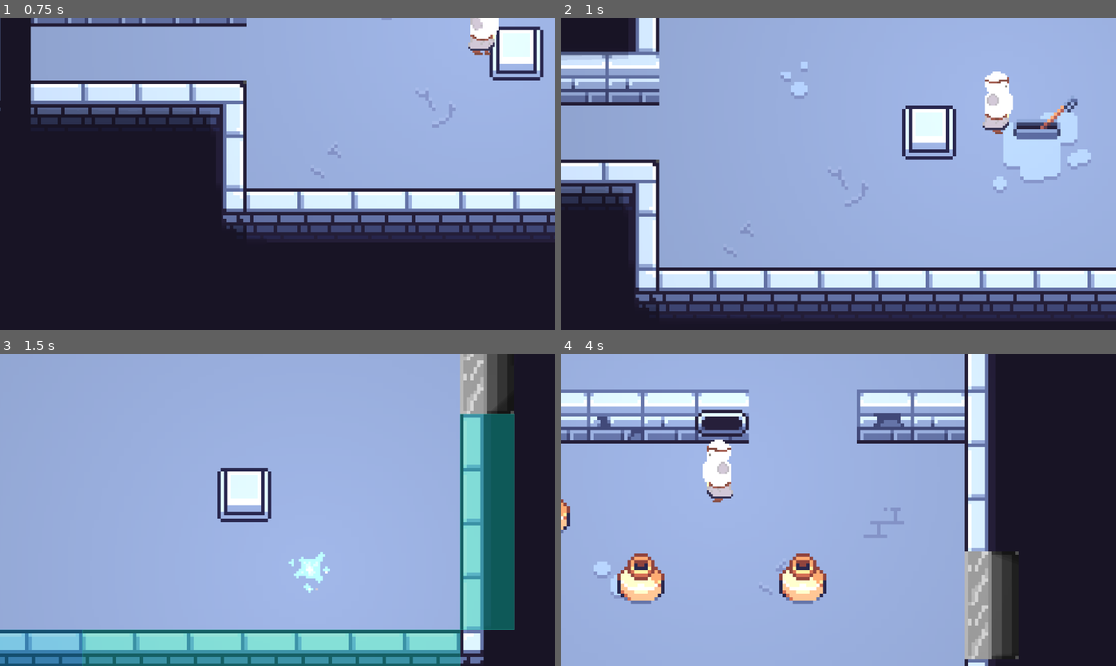
Above: before the commit, frames 1-4 (two rows, left to right).
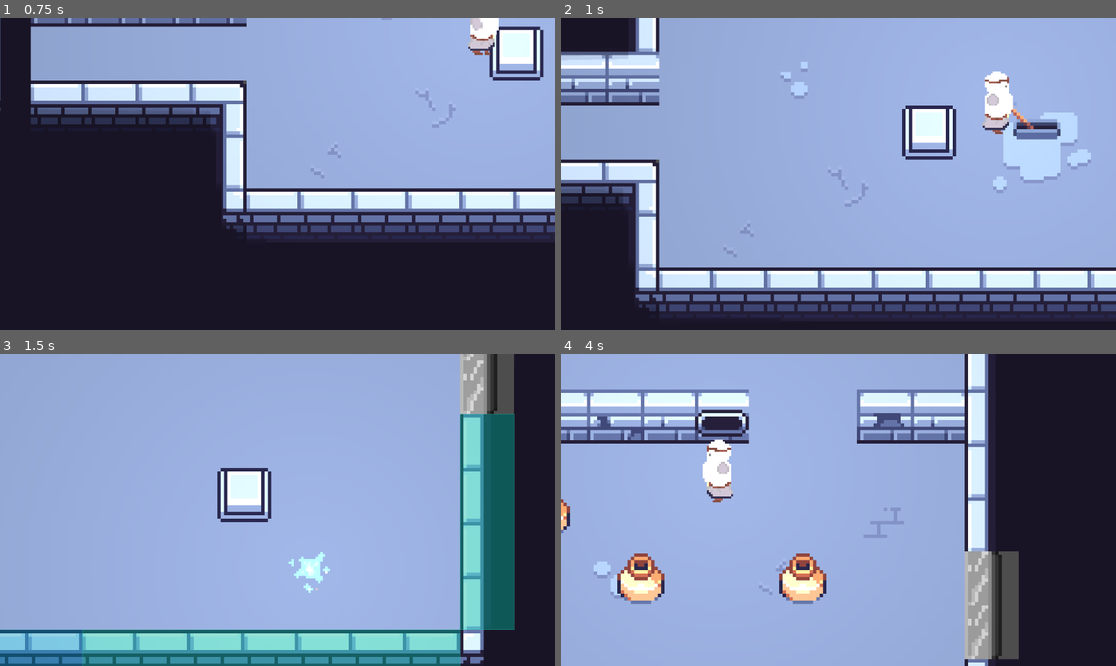
Above: after the commit, the same moments.

Repository: Sitthata/game-jam
Game: Godot game, scene res://game_object/scene/main.tscn
Same seed, same stepped clock (60 frames per second), same inputs: the game is played once before the commit and once after it.
Inputs:
- Up to frame 1 (0.75 s): hold Right (ui_right) from 0.53 s (still down); hold E (interact) from 0.53 s (still down)
- Up to frame 2 (1 s): keep holding Right (ui_right); keep holding E (interact)
- Up to frame 3 (1.5 s): release Right (ui_right) at 1.28 s; release E (interact) at 1.28 s; hold Down (ui_down) from 1.28 s (still down); tap Q (timeline_swap) at 1.35 s
- Up to frame 4 (4 s): release Down (ui_down) at 2.03 s; hold Right (ui_right) 2.03-2.78 s; hold E (interact) 2.03-2.78 s; hold Up (ui_up) 2.78-3.53 s; tap Q (timeline_swap) at 2.85 s; hold Left (ui_left) from 3.53 s (still down); hold E (interact) from 3.53 s (still down)

Frame 1 is identical in both runs. In frame 2, 0.2% of the frame differs, in the area x 81-94%, y 25-36%; in frame 3, 0.8%; in frame 4, 1.4%, in the area x 78-83%, y 63-98%.

Commit message:
fix: lever doesn't sync the inital state

Diff:
--- a/game_object/scene/main.tscn
+++ b/game_object/scene/main.tscn
@@ -26,14 +26,15 @@
 tile_map_data = PackedByteArray("AAAXABEABAADAAAAAAAVABAABAAOAAAAAAAkABIAAQAMAAUAAAAlABIAAQANAAUAAAAkABMAAQAMAAYAAAAlABMAAQANAAYAAAAgAA8AAQAKAAUAAAAgABEAAQALAAYAAAAlAA4AAQAIAAYAAAAhABMAAQAJAAYAAAAfABQAAQAIAAUAAAAjAA8AAQAIAAUAAAA=")
 tile_set = ExtResource("1_ig7tw")
 
-[node name="Vase2" parent="Present/Layer1" unique_id=1507702939 instance=ExtResource("4_1bvp3")]
-position = Vector2(576, 248)
+[node name="Lever2" parent="Present" unique_id=62831499 instance=ExtResource("4_p25bm")]
+position = Vector2(592, 288)
+is_on = true
 
-[node name="Vase" parent="Present/Layer1" unique_id=34545549 instance=ExtResource("4_1bvp3")]
+[node name="Vase3" parent="Present" unique_id=34545549 instance=ExtResource("4_1bvp3")]
 position = Vector2(528, 248)
 
-[node name="Lever2" parent="Present/Layer1" unique_id=62831499 instance=ExtResource("4_p25bm")]
-position = Vector2(592, 288)
+[node name="Vase2" parent="Present" unique_id=1507702939 instance=ExtResource("4_1bvp3")]
+position = Vector2(576, 248)
 
 [node name="Past" type="Node2D" parent="." unique_id=44764756]
 
@@ -57,6 +58,7 @@
 
 [node name="Lever" parent="Past" unique_id=1377029982 instance=ExtResource("4_p25bm")]
 position = Vector2(544, 176)
+is_on = true
 
 [node name="PressurePlate" parent="." unique_id=1345142153 instance=ExtResource("5_lquwl")]
 position = Vector2(560, 296)
@@ -64,6 +66,7 @@
 
 [node name="Vase" parent="." unique_id=479726341 instance=ExtResource("4_1bvp3")]
 position = Vector2(500, 228)
+collision_mask = 1
 
 [node name="Door" parent="." unique_id=190594260 instance=ExtResource("3_656ll")]
 position = Vector2(632, 256)
@@ -82,5 +85,5 @@
 [node name="SpawnPoint" type="Marker2D" parent="." unique_id=609041866]
 position = Vector2(520, 288)
 
-[connection signal="toggled" from="Present/Layer1/Lever2" to="Door" method="set_open"]
+[connection signal="toggled" from="Present/Lever2" to="Door" method="set_open"]
 [connection signal="toggled" from="Past/Lever" to="Past/Laser" method="set_active"]
--- a/game_object/script/lever.gd
+++ b/game_object/script/lever.gd
@@ -11,6 +11,7 @@
 
 func _ready() -> void:
 	_update_visual()
+	toggled.emit.call_deferred(is_on)
 
 func _unhandled_input(event: InputEvent) -> void:
 	if _player_in_range and event.is_action_pressed("interact"):
